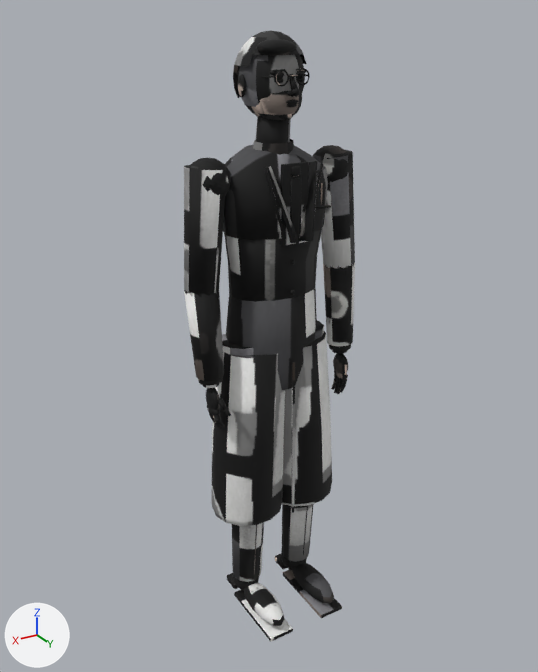
The glTF model assets/models/kedr/human_ep_lab.glb: old version first, new version second.
Rendered twice from a 50 mm camera at (1.097, 1.811, 1.857) aimed at (0.019, 0.014, 0.959). The axes (+X, +Y, +Z) are drawn at lower left. The lights are the same throughout. The picture after the commit comes second. Vertices at exactly the same position are counted once.

The first picture shows 'human_ep_lab'.
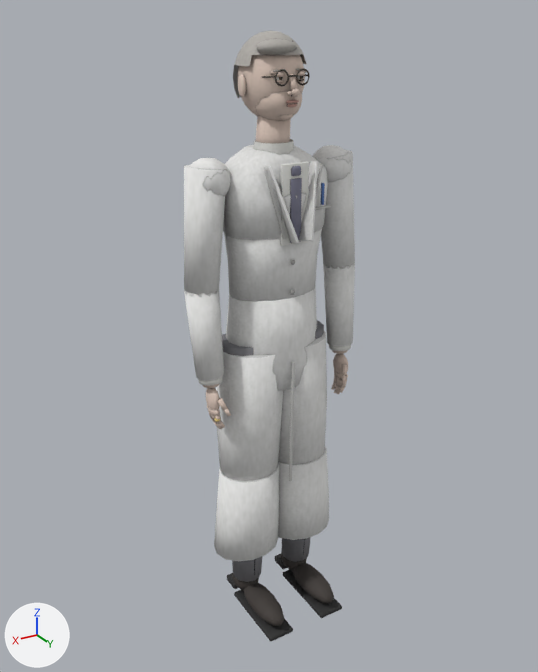
Location of each change, [x1, y1, x2, y2] in pixels of the pictures (538 x 672 px; the box of a moved part takes in the faces that stretch with it):
part 1 of me_pelvis, added: after [278, 447, 329, 540]
part 2 of me_pelvis, added: after [214, 463, 279, 561]
part 3 of me_pelvis, moved or reshaped: before [212, 335, 332, 526]; after [216, 334, 327, 481]
part 4 of me_pelvis, surface changed (black to grey): [184, 30, 355, 641] in both

The change in detail:
me_pelvis is used by ob_human_ep_lab; location (0.0, 0.0, 0.0).
me_pelvis had 5487 vertices, 10428 faces and spanned x -0.29..0.29, y -0.12..0.23, z -0.02..1.82.
me_pelvis now has 5543 vertices, 10532 faces and spans x -0.29..0.29, y -0.12..0.23, z -0.02..1.82.
me_pelvis part 1: a new loose piece of 42 vertices spanning x -0.22..0.01, y -0.08..0.1, z 0.22..0.52, in mat_human_ep_lab_baked (picture img_human_ep_lab).
me_pelvis part 2: a new loose piece of 42 vertices spanning x -0.01..0.22, y -0.08..0.1, z 0.22..0.52, in mat_human_ep_lab_baked (picture img_human_ep_lab).
Part 3, on me_pelvis:
49 vertices are removed from x -0.22..0.22, y -0.1..0.14, z 0.37..0.39.
208 faces are deleted.
11 vertices in x 0.0, y 0.13..0.14, z 0.38 move by (0.0, -0.02, 0.11).
10 vertices in x 0.0, y 0.13, z 0.38 move by (0.0, -0.01, 0.11).
4 vertices in x -0.01..0.01, y -0.04..0.05, z 0.64 move by (0.0, 0.0, 0.06).
3 vertices in x 0.03..0.19, y -0.04..0.05, z 0.64 move by (-0.01, 0.0, 0.06).
3 vertices in x -0.19..-0.03, y -0.04..0.05, z 0.64 move by (0.01, 0.0, 0.06).
56 vertices move from x -0.21..0.21, y -0.11..0.13, z 0.38..0.91 to x -0.19..0.19, y -0.09..0.13, z 0.49..0.91.
21 vertices are added at x -0.19..0.19, y -0.07..0.12, z 0.49.
152 new faces join them.
me_pelvis part 4: 10215 kept faces spanning x -0.29..0.29, y -0.12..0.23, z -0.02..1.82 get new texture (UV) coordinates.
